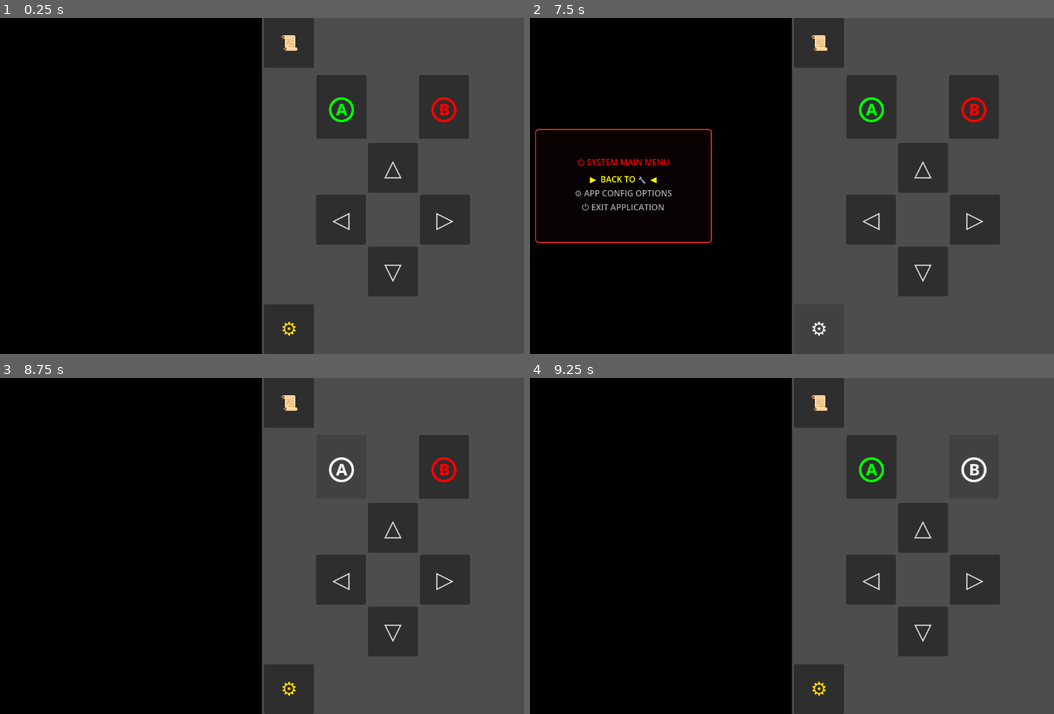
Above: before the commit, frames 1-4 (two rows, left to right).
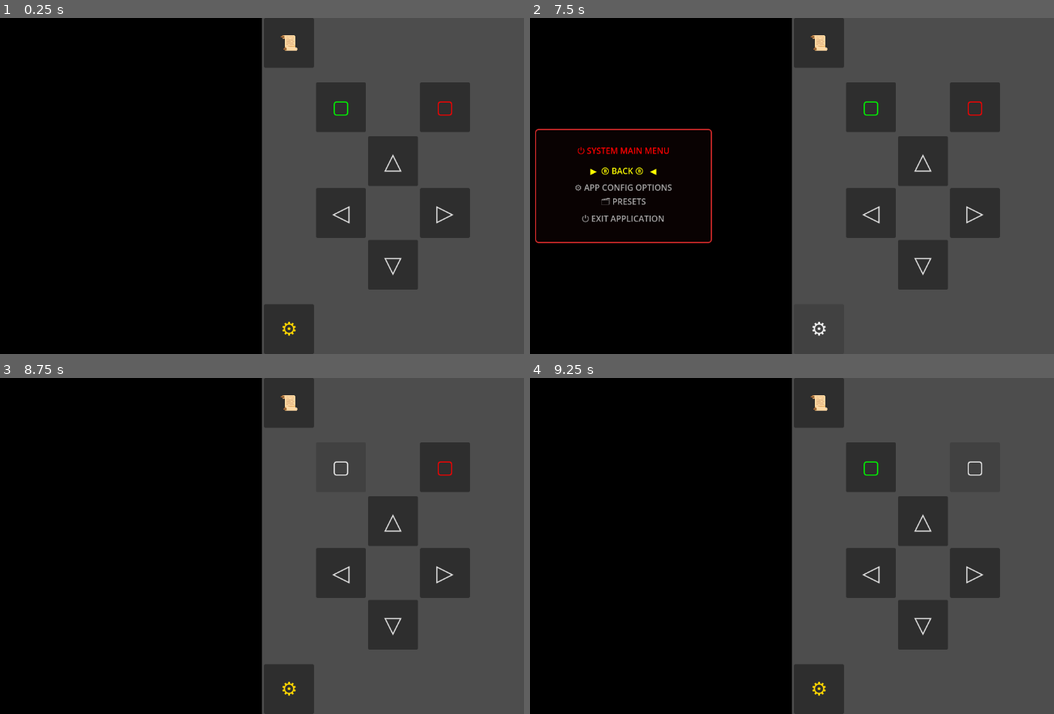
Above: after the commit, the same moments.

Repository: ocybin-solo/TATOOL
Game: Godot game, scene res://main.tscn
Two runs of this game, one before a commit and one after it. Both use one fixed random seed, a clock stepped at 60 frames per second and the inputs below.
Inputs:
- Up to frame 1 (0.25 s): no input
- Up to frame 2 (7.5 s): click "⚙" at 0.5 s; click "Ⓐ" (after the commit: "▢") at 1.25 s; click "Ⓑ" (after the commit: "▢") at 2 s; click "📜" at 2.75 s; click "△" at 3.5 s; click "◁" at 4.25 s; click "▷" at 5 s; click "▽" at 5.75 s; click "📜" at 6.5 s; click "⚙" at 7.25 s
- Up to frame 3 (8.75 s): click "Ⓐ" (after the commit: "▢") at 8 s
- Up to frame 4 (9.25 s): click "Ⓑ" (after the commit: "▢") at 8.75 s

The runs differ from the first frame. In frame 1, 3.1% of the frame differs, in the area x 60-90%, y 16-83%; in frame 2, 4.5%, in the area x 8-90%, y 16-83%; in frame 3, 2.7%; in frame 4, 2.7%.

Commit message:
portrait mode works now
a project setting changed

Diff:
--- a/DynamicUI.gd
+++ b/DynamicUI.gd
@@ -23,7 +23,7 @@
 var last_tier5_row: int = 0    # 0 = VALUE Row, 1 = SENSITIVITY Row
 
 # System Power Menu cursor memory tracker
-var system_menu_index: int = 0 # 0 = BACK, 1 = APP OPTIONS, 2 = EXIT GAME
+var system_menu_index: int = 0 # 0 = BACK, 1 = APP OPTIONS, 2 = PRESETS, 3 = EXIT GAME
 var options_menu # OptionsMenu.gd instance (System Menu > APP CONFIG OPTIONS), created right after boot
 
 # FUNCTION END: state_declarations
@@ -94,23 +94,23 @@
 
 	# A Button (✔ ACCEPT)
 	btn_channel = Button.new()
-	btn_channel.text = "Ⓐ"
+	btn_channel.text = "▢"
 	btn_channel.custom_minimum_size = Vector2(96, 96)
-	btn_channel.add_theme_font_size_override("font_size", 56)
+	btn_channel.add_theme_font_size_override("font_size", 36)
 	btn_channel.add_theme_color_override("font_color", Color.GREEN)
 	btn_channel.pressed.connect(_on_action_button_a) # Wired to Accept logic
 	action_row.add_child(btn_channel)
 
 	# Perfect visual axis alignment gap matching the structural width of the D-pad cross center
 	var button_gap = Control.new()
-	button_gap.custom_minimum_size = Vector2(93, 0)
+	button_gap.custom_minimum_size = Vector2(96, 0)
 	action_row.add_child(button_gap)
 
 	# B Button (❌ BACK)
 	btn_sens_left = Button.new()
-	btn_sens_left.text = "Ⓑ"
+	btn_sens_left.text = "▢"
 	btn_sens_left.custom_minimum_size = Vector2(96, 96)
-	btn_sens_left.add_theme_font_size_override("font_size", 56)
+	btn_sens_left.add_theme_font_size_override("font_size", 36)
 	btn_sens_left.add_theme_color_override("font_color", Color.RED)
 	btn_sens_left.pressed.connect(_on_action_button_b) # Wired to Exit/Back logic
 	action_row.add_child(btn_sens_left)
@@ -122,7 +122,7 @@
 
 	# PUSH DPAD DOWN: Increased vertical separation gap between rows
 	var vertical_spacer = Control.new()
-	vertical_spacer.custom_minimum_size = Vector2(-10, 0)
+	vertical_spacer.custom_minimum_size = Vector2(0, 0)
 	chassis_stack.add_child(vertical_spacer)
 
 	# LOW ROW: Singular 3x3 D-Pad Cross Grid
@@ -188,7 +188,7 @@
 			if options_menu and options_menu.is_active():
 				options_menu.handle_vertical(step)
 				return
-			system_menu_index = posmod(system_menu_index + step, 3)
+			system_menu_index = posmod(system_menu_index + step, 4)
 			main_manager.redraw_system_power_menu()
 		ControlState.TIER_1_PASS:
 			if main_manager.active_menu_kind == main_manager.MenuKind.SELECT_PASS:
@@ -332,7 +332,10 @@
 				1:
 					if options_menu:
 						options_menu.open()
-				2: get_tree().quit()
+				2:
+					if options_menu:
+						options_menu.open_presets()
+				3: get_tree().quit()
 
 		ControlState.TIER_1_PASS:
 			print("🎮 Hierarchy Push: TIER_1_PASS -> TIER_2_FORMULA")
--- a/MainManager.gd
+++ b/MainManager.gd
@@ -426,7 +426,7 @@
 	label_title.add_theme_color_override("font_color", Color.RED)
 	menu_list_box.add_child(label_title)
 
-	var options = ["BACK TO 🔧", "⚙ APP CONFIG OPTIONS", "⏻ EXIT APPLICATION"]
+	var options = ["Ⓑ BACK Ⓑ ", "⚙ APP CONFIG OPTIONS", "🗂 PRESETS", "⏻ EXIT APPLICATION"]
 	for i in range(options.size()):
 		var lbl = Label.new()
 		lbl.horizontal_alignment = HORIZONTAL_ALIGNMENT_CENTER
--- a/OptionsMenu.gd
+++ b/OptionsMenu.gd
@@ -1,6 +1,7 @@
 extends RefCounted
 ## OptionsMenu.gd -- TATOOL app options (System Main Menu > APP CONFIG OPTIONS)
 ## Colors (background + button colors) and Controller Layout (landscape / portrait, each with mirrors).
+## It also owns PresetsMenu.gd, so DynamicUI only ever talks to this one object.
 ## Everything is saved to user:// and re-applied at launch.
 ##
 ## The menu is driven by TREE. Row kinds:
@@ -85,6 +86,8 @@
 var tweak_row: int = 0
 var sens_idx: int = DEFAULT_SENS_INDEX
 
+var presets # PresetsMenu.gd (System Main Menu > PRESETS)
+
 # Controller layout. Nodes are found from the existing buttons; their original ("standard") arrangement is
 # remembered so every layout is rebuilt from it and never drifts.
 var _layout_ready: bool = false
@@ -108,6 +111,8 @@
 # =========================================================================
 func setup(main_manager) -> void:
 	main = main_manager
+	presets = load("res://PresetsMenu.gd").new()
+	presets.setup(main, self)
 	# Capture what the app looks like BEFORE any customization so RESET can restore it
 	defaults["bg_color"] = ProjectSettings.get_setting("rendering/environment/defaults/default_clear_color", Color(0.3, 0.3, 0.3, 1.0))
 	defaults["button_color"] = _read_default_button_color()
@@ -325,6 +330,12 @@
 	# The new size arrives a moment later; _on_window_resized() then re-fits everything
 
 func _on_window_resized() -> void:
+	if presets != null and presets.typing:
+		return # the on-screen keyboard can resize the window; re-check once typing ends
+	_relayout()
+
+## Called by PresetsMenu when the name field loses focus.
+func notify_typing_done() -> void:
 	_relayout()
 
 ## Arrange everything for the window's CURRENT shape (tall = portrait) using that shape's saved layout.
@@ -387,13 +398,22 @@
 
 ## True only while our own panel is still the one on screen (PWR/OPT closing it makes this false).
 func is_active() -> bool:
+	if presets != null and presets.is_active():
+		return true
 	return is_open and is_instance_valid(_panel_ref) and main.menu_overlay_panel == _panel_ref
 
+## System Main Menu > PRESETS
+func open_presets() -> void:
+	presets.open()
+
 
 # =========================================================================
 # INPUT (called by DynamicUI)
 # =========================================================================
 func handle_vertical(step: int) -> void:
+	if presets != null and presets.is_active():
+		presets.handle_vertical(step)
+		return
 	match mode:
 		Mode.LIST:
 			var node_id: String = node_stack.back()
@@ -406,6 +426,9 @@
 	redraw()
 
 func handle_horizontal(step: int) -> void:
+	if presets != null and presets.is_active():
+		presets.handle_horizontal(step)
+		return
 	if mode != Mode.TWEAK:
 		return
 	if tweak_row == 0:
@@ -416,6 +439,9 @@
 	redraw()
 
 func handle_a() -> void:
+	if presets != null and presets.is_active():
+		presets.handle_a()
+		return
 	match mode:
 		Mode.LIST:
 			var node_id: String = node_stack.back()
@@ -451,6 +477,8 @@
 ## Steps back one level. Returns true when the options menu itself is closed
 ## (the caller then redraws the System Main Menu).
 func handle_b() -> bool:
+	if presets != null and presets.is_active():
+		return presets.handle_b()
 	match mode:
 		Mode.TWEAK:
 			mode = Mode.CHANNEL
--- /dev/null
+++ b/PresetsMenu.gd
@@ -0,0 +1,435 @@
+extends RefCounted
+## PresetsMenu.gd -- System Main Menu > PRESETS (save / load / delete animation presets)
+##
+## A preset is a snapshot of the animation: the formulas active in each pass (in stacking order)
+## plus the current value of every uniform those formulas use. App settings (colors, layout)
+## are NOT part of a preset.
+##
+## Files live in user://presets/, one small text file (ConfigFile format) per preset. The file name
+## is a timestamp; the name the user sees is stored INSIDE the file, so any typed name is safe.
+## Loading is forgiving: unknown formulas are skipped, missing values fall back to their defaults,
+## and every value is clamped to its allowed range, so older presets keep working as shaders change.
+##
+## Controls (routed here by OptionsMenu while is_active()):
+##   Presets:   D-pad up/down = move, A = select, B = back
+##   Load list: A = load, D-pad left/right = delete (asks first), B = back
+##   Save:      A or the keyboard's Done key = save, tap the name to type one, B = cancel
+
+const PRESET_DIR: String = "user://presets"
+const FORMAT_VERSION: int = 1
+const NAME_MAX_LENGTH: int = 24
+const ROOT_ROWS: Array = ["LOAD PRESET", "SAVE PRESET", "BACK"]
+
+enum Mode { ROOT, LOAD_LIST, CONFIRM_DELETE, NAME_ENTRY }
+
+var main         # MainManager
+var owner_menu   # OptionsMenu (told when typing ends so it can re-check the layout)
+
+var is_open: bool = false
+var typing: bool = false # true while the name field has focus (the on-screen keyboard may be up)
+var mode: int = Mode.ROOT
+var root_cursor: int = 0
+var list_cursor: int = 0
+var entries: Array = []  # [{file, name, created}], newest first
+var status: String = ""
+var _panel_ref: Object = null
+var _name_edit = null
+
+
+func setup(main_manager, owner: Object) -> void:
+	main = main_manager
+	owner_menu = owner
+
+
+# =========================================================================
+# OPEN / STATE
+# =========================================================================
+func open() -> void:
+	is_open = true
+	mode = Mode.ROOT
+	root_cursor = 0
+	status = ""
+	main._ensure_cyan_panel() # recycles the System Menu's panel and clears its rows
+	_panel_ref = main.menu_overlay_panel
+	redraw()
+
+## True only while our own panel is still the one on screen (PWR/OPT closing it makes this false).
+func is_active() -> bool:
+	return is_open and is_instance_valid(_panel_ref) and main.menu_overlay_panel == _panel_ref
+
+func _leave() -> void:
+	_end_typing()
+	is_open = false
+	_panel_ref = null
+
+func _close_everything() -> void:
+	_leave()
+	var cp = main.control_panel
+	cp.active_state = cp.ControlState.HIDDEN
+	if is_instance_valid(main.menu_overlay_panel):
+		main.menu_overlay_panel.queue_free()
+		main.menu_overlay_panel = null
+	main.menu_center_host.visible = false
+
+
+# =========================================================================
+# INPUT (called by OptionsMenu, which DynamicUI talks to)
+# =========================================================================
+func handle_vertical(step: int) -> void:
+	match mode:
+		Mode.ROOT:
+			root_cursor = posmod(root_cursor + step, ROOT_ROWS.size())
+		Mode.LOAD_LIST:
+			if entries.is_empty():
+				return
+			list_cursor = posmod(list_cursor + step, entries.size())
+		_:
+			return
+	status = ""
+	redraw()
+
+## In the load list, left/right asks to delete the highlighted preset.
+func handle_horizontal(_step: int) -> void:
+	if mode == Mode.LOAD_LIST and not entries.is_empty():
+		mode = Mode.CONFIRM_DELETE
+		redraw()
+
+func handle_a() -> void:
+	match mode:
+		Mode.ROOT:
+			match root_cursor:
+				0:
+					_open_load_list()
+				1:
+					_open_name_entry()
+				2:
+					_leave()
+					main.redraw_system_power_menu()
+		Mode.LOAD_LIST:
+			if entries.is_empty():
+				return
+			var entry: Dictionary = entries[list_cursor]
+			if _load_preset(entry):
+				var shown: String = entry["name"]
+				_close_everything()
+				_toast("LOADED: %s" % shown)
+			else:
+				redraw()
+		Mode.CONFIRM_DELETE:
+			var entry: Dictionary = entries[list_cursor]
+			DirAccess.remove_absolute(entry["file"])
+			entries = _scan()
+			list_cursor = clampi(list_cursor, 0, maxi(entries.size() - 1, 0))
+			status = "DELETED"
+			mode = Mode.LOAD_LIST
+			redraw()
+		Mode.NAME_ENTRY:
+			_save_current(_name_edit.text if is_instance_valid(_name_edit) else "")
+
+## Steps back one level. Returns true when the presets menu itself is closed
+## (the caller then redraws the System Main Menu).
+func handle_b() -> bool:
+	match mode:
+		Mode.NAME_ENTRY:
+			_end_typing()
+			mode = Mode.ROOT
+		Mode.CONFIRM_DELETE:
+			mode = Mode.LOAD_LIST
+		Mode.LOAD_LIST:
+			mode = Mode.ROOT
+		Mode.ROOT:
+			_leave()
+			return true
+	status = ""
+	redraw()
+	return false
+
+
+# =========================================================================
+# SAVING
+# =========================================================================
+func _open_name_entry() -> void:
+	mode = Mode.NAME_ENTRY
+	status = ""
+	redraw()
+
+func _on_name_submitted(new_text: String) -> void:
+	# The keyboard's Done / Enter key
+	_save_current(new_text)
+
+func _default_name() -> String:
+	var highest: int = 0
+	for e in _scan():
+		var n: String = e["name"]
+		if n.begins_with("PRESET "):
+			var tail: String = n.substr(7)
+			if tail.is_valid_int():
+				highest = maxi(highest, int(tail))
+	return "PRESET %03d" % (highest + 1)
+
+## Two presets never share a name: the second one becomes "NAME (2)", and so on.
+func _unique_name(wanted: String) -> String:
+	var taken: Array = []
+	for e in _scan():
+		taken.append(e["name"])
+	if not taken.has(wanted):
+		return wanted
+	var n: int = 2
+	while taken.has("%s (%d)" % [wanted, n]):
+		n += 1
+	return "%s (%d)" % [wanted, n]
+
+func _new_path() -> String:
+	var dt: Dictionary = Time.get_datetime_dict_from_system()
+	var base: String = "preset_%04d%02d%02d_%02d%02d%02d" % [dt["year"], dt["month"], dt["day"], dt["hour"], dt["minute"], dt["second"]]
+	var path: String = "%s/%s.cfg" % [PRESET_DIR, base]
+	var n: int = 2
+	while FileAccess.file_exists(path):
+		path = "%s/%s_%d.cfg" % [PRESET_DIR, base, n]
+		n += 1
+	return path
+
+func _save_current(raw_name: String) -> void:
+	var preset_name: String = raw_name.strip_edges().left(NAME_MAX_LENGTH)
+	if preset_name == "":
+		preset_name = _default_name()
+	preset_name = _unique_name(preset_name)
+
+	var cfg := ConfigFile.new()
+	cfg.set_value("preset", "version", FORMAT_VERSION)
+	cfg.set_value("preset", "name", preset_name)
+	cfg.set_value("preset", "created", Time.get_datetime_string_from_system())
+	for p in range(3):
+		var section: String = "pass_%d" % p
+		cfg.set_value(section, "stack", main.pass_stack[p].duplicate())
+		# Only the uniforms of formulas that are active right now (plus the pass globals)
+		for rec in main.pass_records[p]:
+			var u_name: String = rec["name"]
+			cfg.set_value(section, u_name, main.pass_values[p].get(u_name, rec["default"]))
+
+	DirAccess.make_dir_recursive_absolute(PRESET_DIR)
+	var err: int = cfg.save(_new_path())
+	_end_typing()
+	mode = Mode.ROOT
+	root_cursor = 0
+	status = ("SAVED: %s" % preset_name) if err == OK else "COULD NOT SAVE (ERROR %d)" % err
+	redraw()
+
+
+# =========================================================================
+# LOADING
+# =========================================================================
+func _open_load_list() -> void:
+	entries = _scan()
+	list_cursor = 0
+	mode = Mode.LOAD_LIST
+	status = ""
+	redraw()
+
+func _scan() -> Array:
+	var out: Array = []
+	if not DirAccess.dir_exists_absolute(PRESET_DIR):
+		return out
+	for f in DirAccess.get_files_at(PRESET_DIR):
+		if not f.ends_with(".cfg"):
+			continue
+		var path: String = "%s/%s" % [PRESET_DIR, f]
+		var cfg := ConfigFile.new()
+		if cfg.load(path) != OK or not cfg.has_section("preset"):
+			continue
+		out.append({
+			"file": path,
+			"name": str(cfg.get_value("preset", "name", f.get_basename())),
+			"created": str(cfg.get_value("preset", "created", "")),
+		})
+	out.sort_custom(func(a, b): return a["created"] > b["created"])
+	return out
+
+func _load_preset(entry: Dictionary) -> bool:
+	var cfg := ConfigFile.new()
+	if cfg.load(entry["file"]) != OK:
+		status = "COULD NOT READ THAT FILE"
+		return false
+	var lib = main.library
+
+	# 1) Which formulas are active, and the raw saved values
+	for p in range(3):
+		var section: String = "pass_%d" % p
+		var ids: Array = []
+		var saved = cfg.get_value(section, "stack", [])
+		if saved is Array:
+			for id in saved:
+				if lib.recipes.has(id) and int(lib.recipes[id]["pass"]) == p and not ids.has(id):
+					ids.append(id) # unknown or renamed formulas are simply skipped
+		if ids.size() > 1:
+			for id in ids.duplicate():
+				if not lib.is_stackable(id):
+					ids = [id] # single-select formulas cannot be stacked
+					break
+		if p == 0 and ids.is_empty():
+			ids = main.pass_stack[0].duplicate() # Pass 1 always needs a pattern
+		main.pass_stack[p] = ids
+
+		main.pass_values[p].clear() # cleared in place so the menu's link to it stays valid
+		if cfg.has_section(section):
+			for key in cfg.get_section_keys(section):
+				if key != "stack":
+					main.pass_values[p][key] = cfg.get_value(section, key)
+
+	# 2) Check every value against what the assembled shader really expects, then rebuild
+	for p in range(3):
+		var built: Dictionary = lib.assemble_pass(p, main.pass_stack[p])
+		_sanitize(built["uniforms"], main.pass_values[p])
+		main.rebuild_pass(p)
+	return true
+
+func _sanitize(records: Array, values: Dictionary) -> void:
+	var lib = main.library
+	for rec in records:
+		var u_name: String = rec["name"]
+		var u_type: String = rec["type"]
+		var v = values.get(u_name, null)
+		var valid: bool = false
+		match u_type:
+			"float":
+				valid = typeof(v) == TYPE_FLOAT or typeof(v) == TYPE_INT
+			"vec2":
+				valid = typeof(v) == TYPE_VECTOR2
+			"vec4":
+				valid = typeof(v) == TYPE_COLOR
+		if not valid:
+			values[u_name] = rec["default"] # missing or unreadable: back to the default
+			continue
+		if u_type == "float":
+			values[u_name] = clampf(float(v), rec["min"], rec["max"])
+		else:
+			for i in range(rec["channels"].size()):
+				var c: float = lib.get_component(v, u_type, i)
+				v = lib.set_component(v, u_type, i, clampf(c, rec["min"], rec["max"]))
+			values[u_name] = v
+
+
+# =========================================================================
+# TYPING (system keyboard)
+# =========================================================================
+func _on_typing_started() -> void:
+	typing = true
+
+func _on_typing_stopped() -> void:
+	_end_typing()
+
+## Typing is over (focus lost, saved, cancelled or menu closed). The field itself is kept until the next
+## redraw so its text can still be read when the A button (which steals focus) is pressed.
+func _end_typing() -> void:
+	var was_typing: bool = typing
+	typing = false
+	if is_instance_valid(_name_edit):
+		_name_edit.release_focus()
+	if was_typing and owner_menu != null:
+		owner_menu.notify_typing_done() # the keyboard may have resized the window; re-check the layout
+
+
+# =========================================================================
+# DRAWING (uses MainManager's menu helpers so it looks like the other menus)
+# =========================================================================
+func redraw() -> void:
+	if not is_instance_valid(main.menu_list_box):
+		return
+	for child in main.menu_list_box.get_children():
+		child.queue_free()
+	_name_edit = null
+	match mode:
+		Mode.ROOT:
+			_draw_root()
+		Mode.LOAD_LIST:
+			_draw_load_list()
+		Mode.CONFIRM_DELETE:
+			_draw_confirm_delete()
+		Mode.NAME_ENTRY:
+			_draw_name_entry()
+
+func _add_label(text: String, color: Color) -> void:
+	var lbl := Label.new()
+	lbl.text = text
+	lbl.horizontal_alignment = HORIZONTAL_ALIGNMENT_CENTER
+	lbl.add_theme_color_override("font_color", color)
+	main.menu_list_box.add_child(lbl)
+
+func _add_status() -> void:
+	if status == "":
+		return
+	if status.begins_with("COULD"):
+		_add_label(" ⚠ %s " % status, Color.ORANGE)
+	else:
+		_add_label(" ✔ %s " % status, Color.CHARTREUSE)
+
+func _draw_root() -> void:
+	_add_label(" 🗂 PRESETS ", Color.RED)
+	for i in range(ROOT_ROWS.size()):
+		main._add_menu_row(ROOT_ROWS[i], i == root_cursor)
+	_add_status()
+
+func _draw_load_list() -> void:
+	_add_label(" 📂 LOAD PRESET ", Color.CYAN)
+	if entries.is_empty():
+		_add_label("    [ NO SAVED PRESETS YET ]    ", Color.DARK_GRAY)
+		_add_status()
+		return
+
+	var start: int = main._window_start(entries.size(), list_cursor)
+	var stop: int = mini(start + main.MENU_PAGE_ROWS, entries.size())
+	var scrolling: bool = entries.size() > main.MENU_PAGE_ROWS
+	if scrolling: main._add_scroll_hint(start > 0, "▲")
+	for i in range(start, stop):
+		main._add_menu_row(String(entries[i]["name"]), i == list_cursor)
+	if scrolling: main._add_scroll_hint(stop < entries.size(), "▼")
+	_add_label(" A LOAD    ◄ ► DELETE ", Color.DIM_GRAY)
+	_add_status()
+
+func _draw_confirm_delete() -> void:
+	_add_label(" DELETE THIS PRESET? ", Color.ORANGE)
+	_add_label(String(entries[list_cursor]["name"]), Color.WHITE)
+	_add_label(" A = YES, DELETE    B = NO ", Color.YELLOW)
+
+func _draw_name_entry() -> void:
+	_add_label(" 💾 SAVE PRESET ", Color.CHARTREUSE)
+	_add_label(" NAME (TAP THE NAME TO CHANGE IT) ", Color.DIM_GRAY)
+
+	_name_edit = LineEdit.new()
+	_name_edit.text = _default_name()
+	_name_edit.max_length = NAME_MAX_LENGTH
+	_name_edit.alignment = HORIZONTAL_ALIGNMENT_CENTER
+	_name_edit.custom_minimum_size = Vector2(300, 52)
+	_name_edit.select_all_on_focus = true # typing replaces the suggested name
+	_name_edit.text_submitted.connect(_on_name_submitted)
+	_name_edit.focus_entered.connect(_on_typing_started)
+	_name_edit.focus_exited.connect(_on_typing_stopped)
+	main.menu_list_box.add_child(_name_edit)
+
+	_add_label(" A OR KEYBOARD DONE = SAVE ", Color.YELLOW)
+	_add_label(" B = CANCEL ", Color.DARK_GRAY)
+
+## A short message that outlives the menu (used after loading a preset).
+func _toast(text: String) -> void:
+	var panel := PanelContainer.new()
+	var style := StyleBoxFlat.new()
+	style.bg_color = Color(0.02, 0.05, 0.02, 0.92)
+	style.set_border_width_all(2)
+	style.border_color = Color(0.5, 1.0, 0.0, 0.9)
+	style.set_corner_radius_all(6)
+	style.set_content_margin_all(10)
+	panel.add_theme_stylebox_override("panel", style)
+	var lbl := Label.new()
+	lbl.text = text
+	lbl.add_theme_color_override("font_color", Color.CHARTREUSE)
+	panel.add_child(lbl)
+	main.menu_center_host.add_child(panel)
+	main.menu_center_host.visible = true
+	main.get_tree().create_timer(1.8).timeout.connect(_end_toast.bind(panel))
+
+func _end_toast(panel: Node) -> void:
+	if is_instance_valid(panel):
+		panel.queue_free()
+	var cp = main.control_panel
+	if cp.active_state == cp.ControlState.HIDDEN:
+		main.menu_center_host.visible = false
--- a/ShaderLibrary.gd
+++ b/ShaderLibrary.gd
@@ -441,36 +441,10 @@
 	_register("halftone_dots", PASS_FILTER, "🎨 HALFTONE DOT MATRIX", SRC_HALFTONE_DOTS, false)
 	_register("ascii_art", PASS_FILTER, "📟 ASCII CHARACTER TERMINAL", SRC_ASCII_ART, false)
 	_register("oil_painting", PASS_FILTER, "🖌️ OIL PAINTING CANVAS", SRC_OIL_PAINTING, false)
-	_register("p3_fisheye_bulb", PASS_FILTER, "FISHEYE BULB LENS", SRC_FISHEYE_BULB, true)
-
-
-
-const SRC_P3_FISHEYE_BULB: String = """
-uniform vec2 u_lens_center = vec2(0.5, 0.5); // @label Bulb Center | @min 0.0 | @max 1.0 | @sens 0.01
-uniform float u_lens_radius = 0.5; // @label Bulb Radius | @min 0.1 | @max 1.5 | @sens 0.02
-uniform float u_lens_power = 1.5; // @label Pinch Intensity | @min 0.1 | @max 4.0 | @sens 0.05
-
-vec2 fx_fisheye_bulb(vec2 uv) {
-	// Calculate the distance vector from the pixel to the center of our bulb lens
-	vec2 p = uv - u_lens_center;
-	float d = length(p);
-
-	// Check if the current pixel coordinate falls within our lens bubble radius
-	if (d < u_lens_radius) {
-		// Normalize the coordinate space relative to the radius of the bulb
-		float norm_d = d / u_lens_radius;
-
-		// Run a non-linear exponential warp factor on the normalized radius
-		float warp = pow(norm_d, u_lens_power);
-
-		// Rescale the vector from the center based on the magnification power curve
-		return u_lens_center + normalize(p) * warp * u_lens_radius;
-	}
-
-	// If outside the lens boundary, leave the coordinate tracking flat and untouched
-	return uv;
-}
-"""
+
+
+
+
 
 
 const SRC_OIL_PAINTING: String = """
Not shown, added: PresetsMenu.gd.uid
